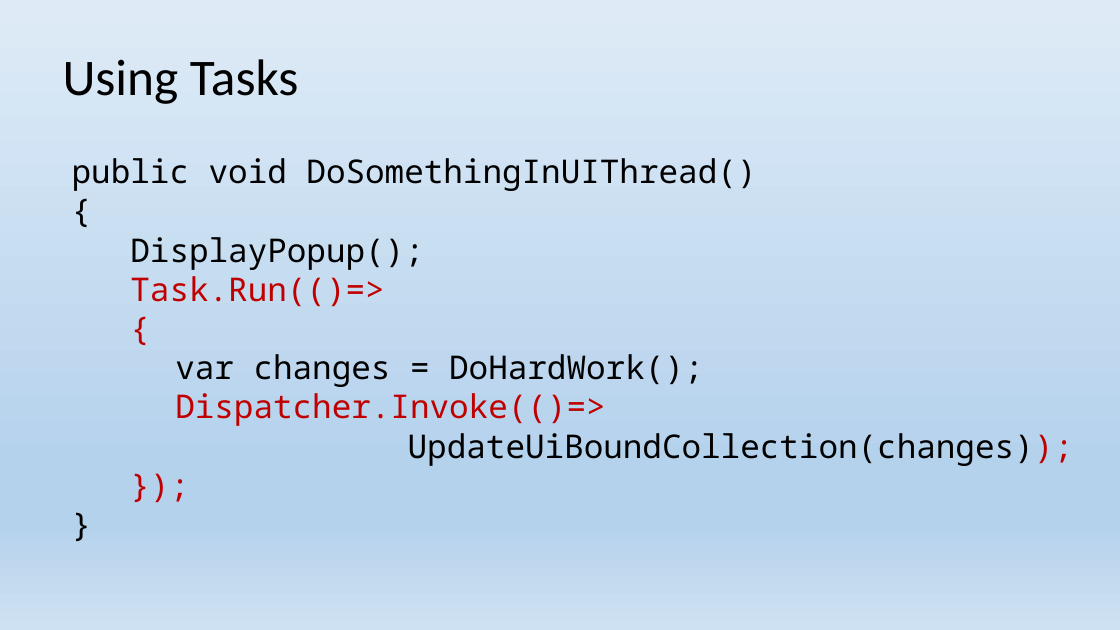
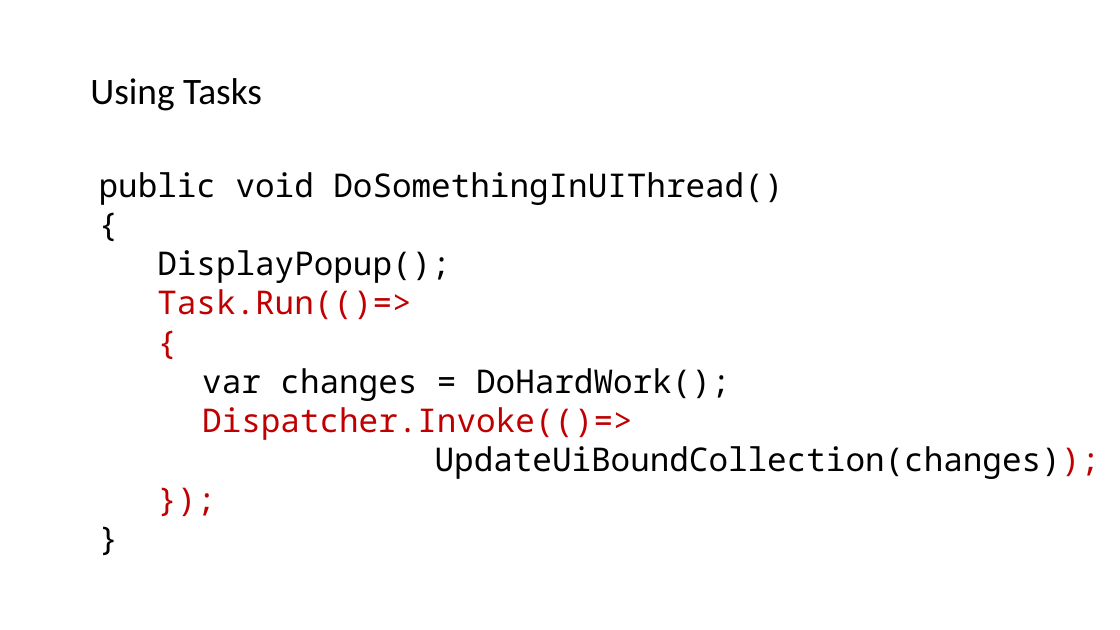
Before and after one commit to EPilyaev/WPFOptimizations, a slide deck: slide 6 of WPF Optimizations.pptx (slide 5 before the commit). Drawn at 1120x630 pixels with LibreOffice and Linux fonts; fonts in the diff are those of the drawing; background and template pictures are left out. Boxes give left, top, right and bottom in pixels: in the first picture for what was removed or moved away, otherwise in the second. Text is boxed around its words. In the diff, an @@ line names an element or a change of style, - is before the commit and + after.

Commit message:
Change presentation style to DA

```diff
--- a/WPF Optimizations.pptx
+++ b/WPF Optimizations.pptx
@@ background gradient #DEEBF7 to #B5D2EC to #CEE1F2 to #FFFFFF @@
@@ title "Using Tasks": place and size @@
-title "Using Tasks" at <box>63,59,299,104</box>
+title "Using Tasks" at <box>90,78,262,111</box>
@@ title "Using Tasks" at <box>90,78,262,111</box>: size 44 to 32 pt; line spacing 0.9 to 0.96; vertical alignment middle to top @@
@@ text "public void DoSomethingInUIThread()": place and size @@
-text "public void DoSomethingInUIThread()" at <box>72,158,1073,466</box>
+text "public void DoSomethingInUIThread()" at <box>99,172,1100,479</box>
```
Also in this commit, not shown: 27 other slides changed, 1 slide added.
